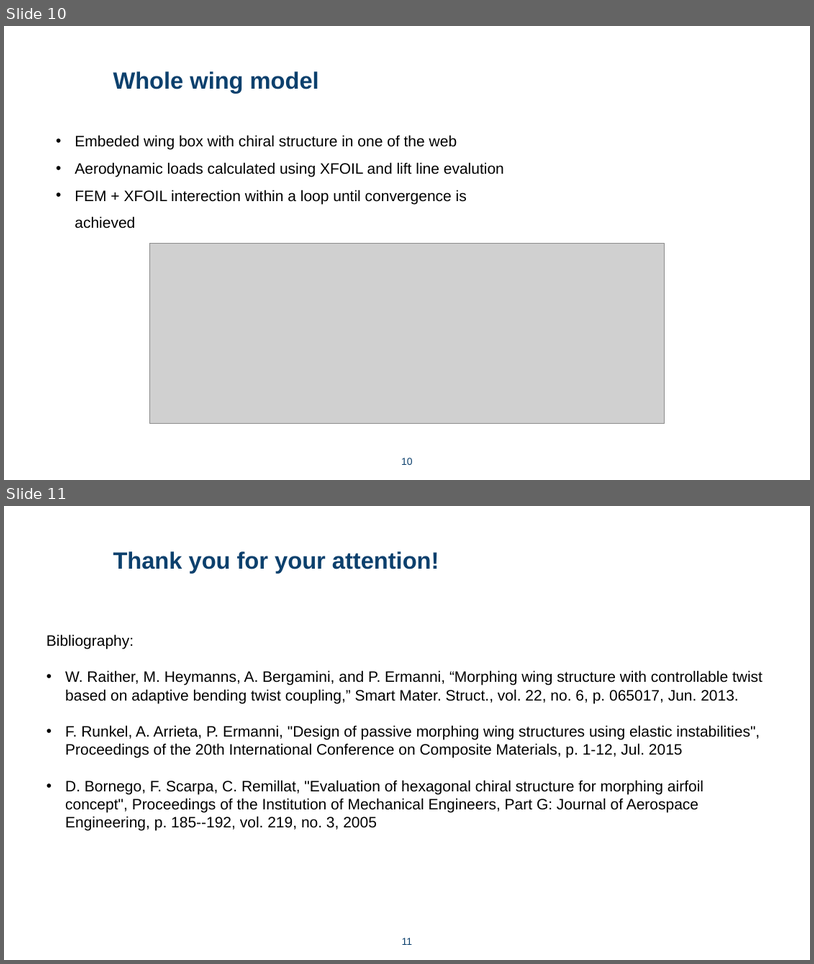
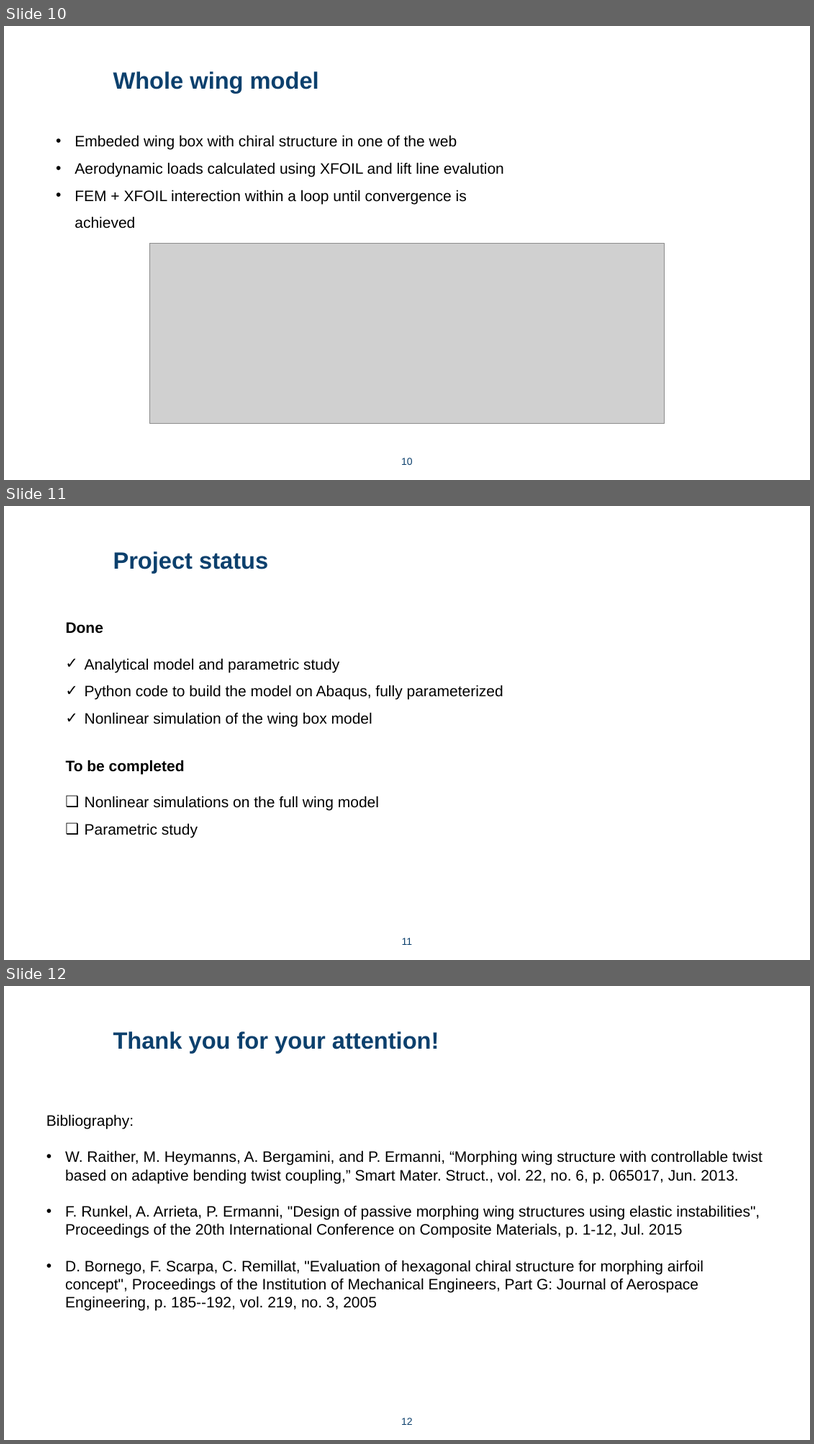
Before and after one commit to AlejandroValverde/presentation, a slide deck: Presentation_OstfaliaUni.pptx. Shown one above the other, each under a label of ours: slides 10 and 11 before the commit, slides 10, 11 and 12 after it. The pictures are 814x964 and 814x1444 pixels, drawn with LibreOffice and Linux fonts; fonts in the diff are those of the drawing; grey boxes stand for pictures; background and template pictures are left out. Boxes give left, top, right and bottom in pixels: in the first picture for what was removed or moved away, otherwise in the second. Text is boxed around its words. In the diff, an @@ line names an element or a change of style, - is before the commit and + after.

Commit message:
Slide showing the project status added

```diff
--- a/Presentation_OstfaliaUni.pptx
+++ b/Presentation_OstfaliaUni.pptx
@@ slide 11 added at bbox=[4, 506, 810, 960], background #FFFFFF; not listed: 1 template element that a slide beside it also shows @@
@@ text added at bbox=[113, 551, 268, 573], 28 pt, text #0C406D, bold @@
+Project status
@@ text added at bbox=[66, 622, 103, 633], 18 pt, text #000000, bold @@
+Done
@@ text added at bbox=[85, 658, 504, 727], 18 pt, text #000000 @@
+✓ Analytical model and parametric study
+✓ Python code to build the model on Abaqus, fully parameterized
+✓ Nonlinear simulation of the wing box model
@@ text added at bbox=[66, 759, 185, 775], 18 pt, text #000000, bold @@
+To be completed
@@ text added at bbox=[85, 795, 379, 838], 18 pt, text #000000 @@
+❑ Nonlinear simulations on the full wing model
+❑ Parametric study
@@ what was slide 11 is now slide 12 @@
@@ page number at bbox=[401, 1417, 413, 1424]: text changed @@
-11
+12
```
